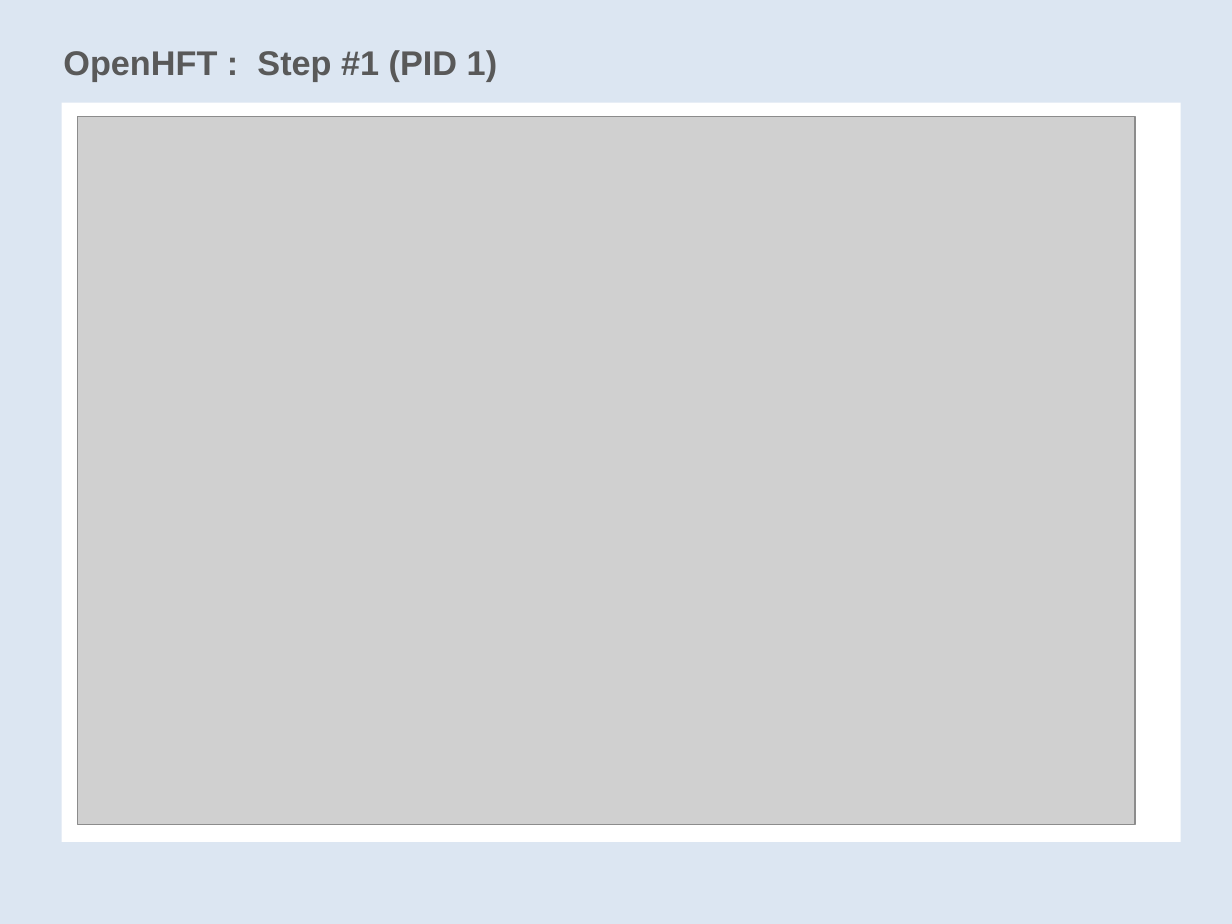
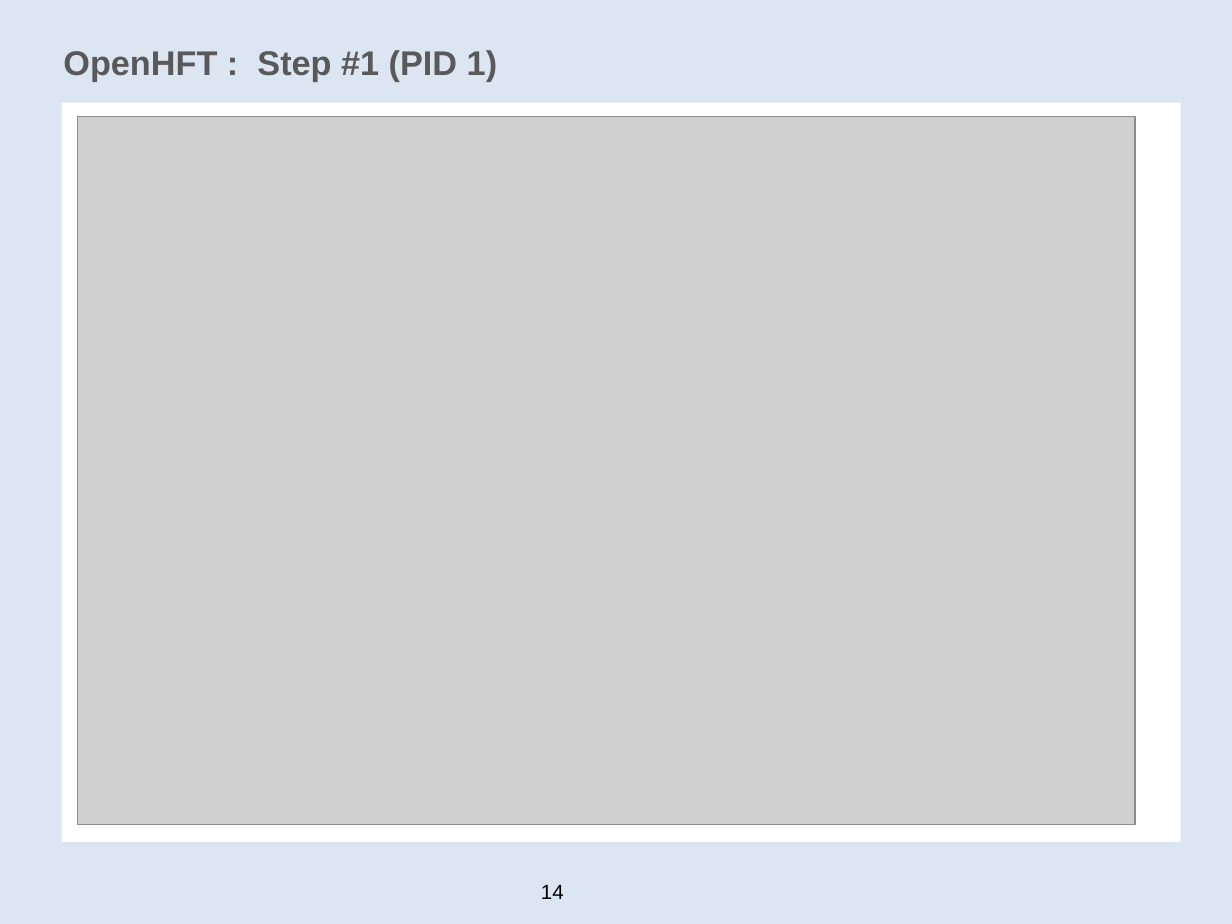
Before and after one commit to Cotton-Ben/OpenHFT, a slide deck: slide 14 of doc/Ben-Peter-Sarah-UPDATED=_HaZelcast-2015-JAN-27_PRES.ppt. Drawn at 1232x924 pixels with LibreOffice and Linux fonts; fonts in the diff are those of the drawing; grey boxes stand for pictures; background and template pictures are left out. Boxes give left, top, right and bottom in pixels: in the first picture for what was removed or moved away, otherwise in the second. Text is boxed around its words. In the diff, an @@ line names an element or a change of style, - is before the commit and + after.

```diff
--- a/doc/Ben-Peter-Sarah-UPDATED=_HaZelcast-2015-JAN-27_PRES.ppt
+++ b/doc/Ben-Peter-Sarah-UPDATED=_HaZelcast-2015-JAN-27_PRES.ppt
@@ text added at (541,885,564,899), 12 pt, text #000000 @@
+14
```
Also in this commit, not shown: 34 other slides changed, 2 slides added, 2 slides removed.
